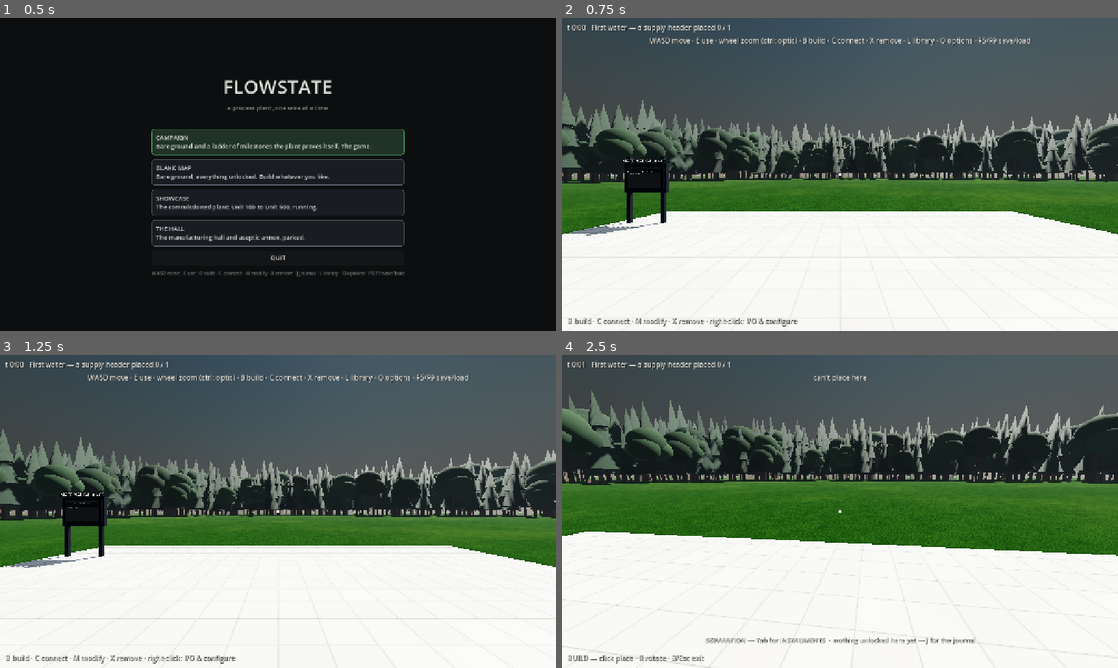
Above: before the commit, frames 1-4 (two rows, left to right).
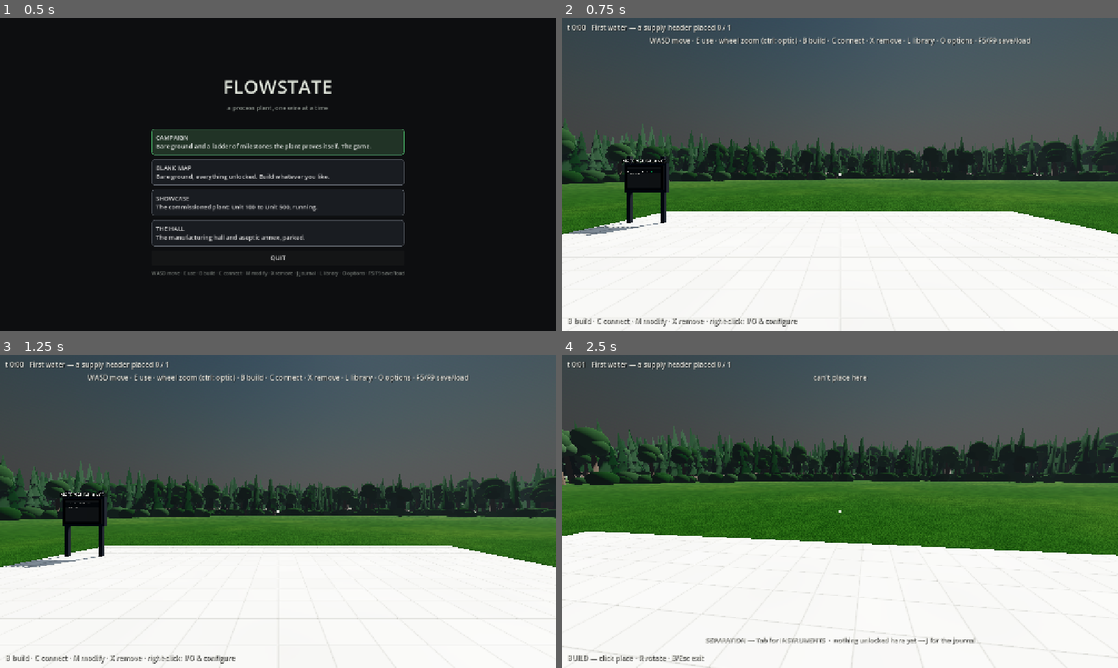
Above: after the commit, the same moments.

Repository: whharris917/flowstate
Game: Godot game, scene res://world/menu.tscn
Two runs of this game, one before a commit and one after it. Both use one fixed random seed, a clock stepped at 60 frames per second and the inputs below. Sound files missing from this copy of the repository are replaced by a short silence.
Inputs (mouse positions are in pixels of both pictures, inside the frame that each line leads up to):
- Up to frame 1 (0.5 s): no input
- Up to frame 2 (0.75 s): click "CAMPAIGN Bare ground and a la…" at 0.5 s
- Up to frame 3 (1.25 s): no input
- Up to frame 4 (2.5 s): tap Enter at 1.25 s; move the mouse to (867, 511) at 1.27 s; hold B (build_mode) 1.28-2.03 s; hold W (move_forward) from 1.28 s (still down); click (867, 511) at 1.42 s; move the mouse to (812, 511) at 2.02 s; tap Tab (catalog_page) at 2.1 s

Frame 1 is identical in both runs. In frame 2, 10% of the frame differs, in the area x 0-100%, y 23-54%; in frame 3, 10%; in frame 4, 11%, in the area x 0-100%, y 11-42%.

Commit message:
Forest: trees in scale, matte foliage, bushes at the tree line
Crowns a third as wide as the tree is tall and trunks a thirtieth of
it, near ring eleven metres and far ring sixteen on average, denser
spacing. Foliage has no gloss: a smooth sphere at a grazing sun threw
a broad white highlight and the tree read as white. Low bushes along
the inner edge close the gap between the trunks.

Co-Authored-By: Claude Fable 5.1 <noreply@anthropic.com>

Diff:
--- a/game/world/forest.gd
+++ b/game/world/forest.gd
@@ -38,16 +38,35 @@
 	return count
 
 
+## Low bushes between r_in and r_out: they close the gap between the
+## trunks at the foot of the tree line, so the wood reads as solid.
+func plant_bushes(center: Vector3, r_in: float, r_out: float, spacing: float,
+		rng: RandomNumberGenerator) -> int:
+	var count := int(PI * (r_out * r_out - r_in * r_in) / (spacing * spacing))
+	for _i in count:
+		var r := sqrt(rng.randf_range(r_in * r_in, r_out * r_out))
+		var a := rng.randf_range(0.0, TAU)
+		var at := center + Vector3(r * cos(a), 0.0, r * sin(a))
+		var size := rng.randf_range(1.2, 2.6)
+		var tint := BROADLEAF_COLOR.lightened(rng.randf_range(-0.02, 0.06))
+		_ball_xforms.append(_xform(at + Vector3(0, size * 0.45, 0), rng.randf_range(0.0, TAU),
+			Vector3(size, size * 0.7, size * rng.randf_range(0.8, 1.2))))
+		_ball_colors.append(tint)
+	return count
+
+
 func _conifer(at: Vector3, h: float, yaw: float, rng: RandomNumberGenerator) -> void:
-	var trunk_h := h * 0.22
-	var trunk_r := h * 0.02
+	# Proportions of a real spruce: a trunk a thirtieth of the height,
+	# a crown about a third as wide as it is tall.
+	var trunk_h := h * 0.25
+	var trunk_r := h * 0.035
 	_trunk_xforms.append(_xform(at + Vector3(0, trunk_h / 2.0, 0), yaw, Vector3(trunk_r, trunk_h, trunk_r)))
 	var tint := CONIFER_COLOR.lightened(rng.randf_range(-0.03, 0.05))
-	var base_r := h * rng.randf_range(0.16, 0.22)
+	var base_r := h * rng.randf_range(0.12, 0.16)
 	# Three cones, each narrower and higher, overlapping into one crown.
 	for k in 3:
-		var frac := 0.18 + 0.27 * k
-		var cone_h := h * 0.42
+		var frac := 0.20 + 0.26 * k
+		var cone_h := h * 0.40
 		var cone_r := base_r * (1.0 - 0.28 * k)
 		_cone_xforms.append(_xform(at + Vector3(0, h * frac + cone_h / 2.0, 0), yaw,
 			Vector3(cone_r, cone_h, cone_r)))
@@ -55,18 +74,18 @@
 
 
 func _broadleaf(at: Vector3, h: float, yaw: float, rng: RandomNumberGenerator) -> void:
-	var trunk_h := h * 0.45
-	var trunk_r := h * 0.025
+	var trunk_h := h * 0.48
+	var trunk_r := h * 0.04
 	_trunk_xforms.append(_xform(at + Vector3(0, trunk_h / 2.0, 0), yaw, Vector3(trunk_r, trunk_h, trunk_r)))
 	var tint := BROADLEAF_COLOR.lightened(rng.randf_range(-0.03, 0.06))
-	var crown_r := h * rng.randf_range(0.22, 0.30)
+	var crown_r := h * rng.randf_range(0.17, 0.22)
 	# A crown of four lobes: one on top, three around it.
-	_ball_xforms.append(_xform(at + Vector3(0, h * 0.68, 0), yaw, Vector3(crown_r, crown_r * 0.9, crown_r)))
+	_ball_xforms.append(_xform(at + Vector3(0, h * 0.72, 0), yaw, Vector3(crown_r, crown_r * 0.9, crown_r)))
 	_ball_colors.append(tint)
 	for k in 3:
 		var a := yaw + TAU / 3.0 * k
 		var lobe := crown_r * rng.randf_range(0.6, 0.8)
-		_ball_xforms.append(_xform(at + Vector3(cos(a) * crown_r * 0.55, h * 0.56, sin(a) * crown_r * 0.55),
+		_ball_xforms.append(_xform(at + Vector3(cos(a) * crown_r * 0.55, h * 0.60, sin(a) * crown_r * 0.55),
 			yaw, Vector3(lobe, lobe * 0.85, lobe)))
 		_ball_colors.append(tint.lightened(rng.randf_range(-0.05, 0.05)))
 
@@ -103,6 +122,10 @@
 	# The tints are picked as screen colours: without this they are
 	# read as linear and every canopy comes out mint.
 	mat.vertex_color_is_srgb = true
+	# Foliage has no gloss: a smooth sphere at a grazing sun otherwise
+	# throws a broad white highlight and the tree reads as white.
+	mat.roughness = 1.0
+	mat.metallic_specular = 0.05
 	return mat
 
 
--- a/game/world/sandbox.gd
+++ b/game/world/sandbox.gd
@@ -50,12 +50,14 @@
 	# no gap shows the horizon from ground level.
 	var rng := RandomNumberGenerator.new()
 	rng.seed = 20260912
+	var clearing := Vector3(16.0, 0.0, 10.0)
 	var near := Forest.new()
-	near.plant_ring(Vector3(16.0, 0.0, 10.0), 88.0, 130.0, 5.2, 15.0, rng)
+	near.plant_bushes(clearing, 84.0, 96.0, 3.2, rng)
+	near.plant_ring(clearing, 88.0, 130.0, 4.4, 11.0, rng)
 	near.finish(true)
 	add_child(near)
 	var far := Forest.new()
-	far.plant_ring(Vector3(16.0, 0.0, 10.0), 130.0, 210.0, 7.5, 22.0, rng)
+	far.plant_ring(clearing, 130.0, 210.0, 6.5, 16.0, rng)
 	far.finish(false)
 	add_child(far)
 
